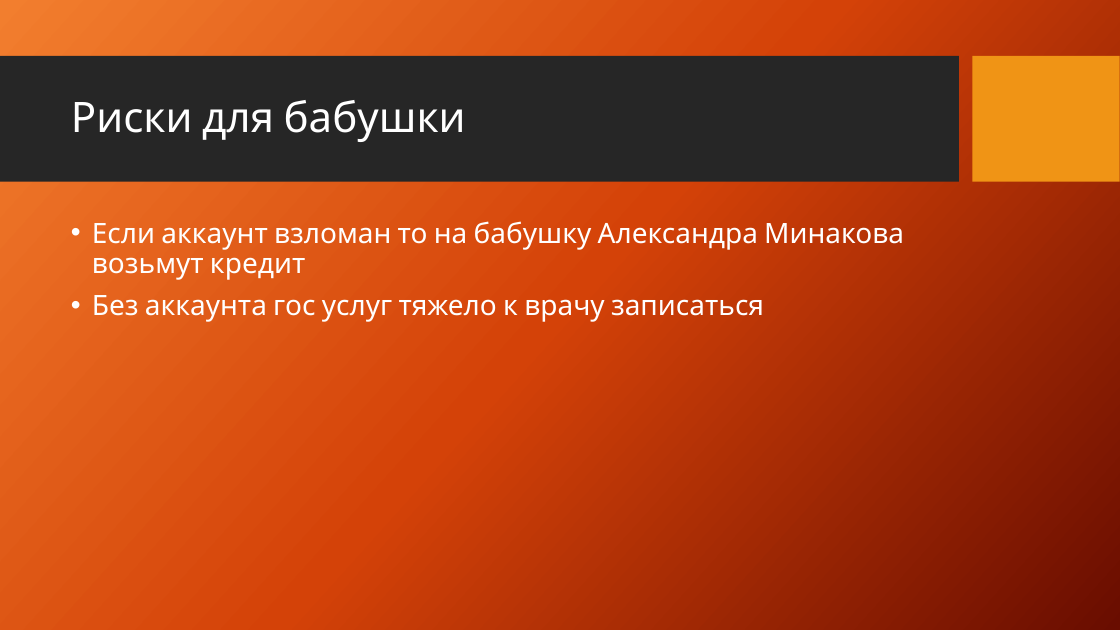
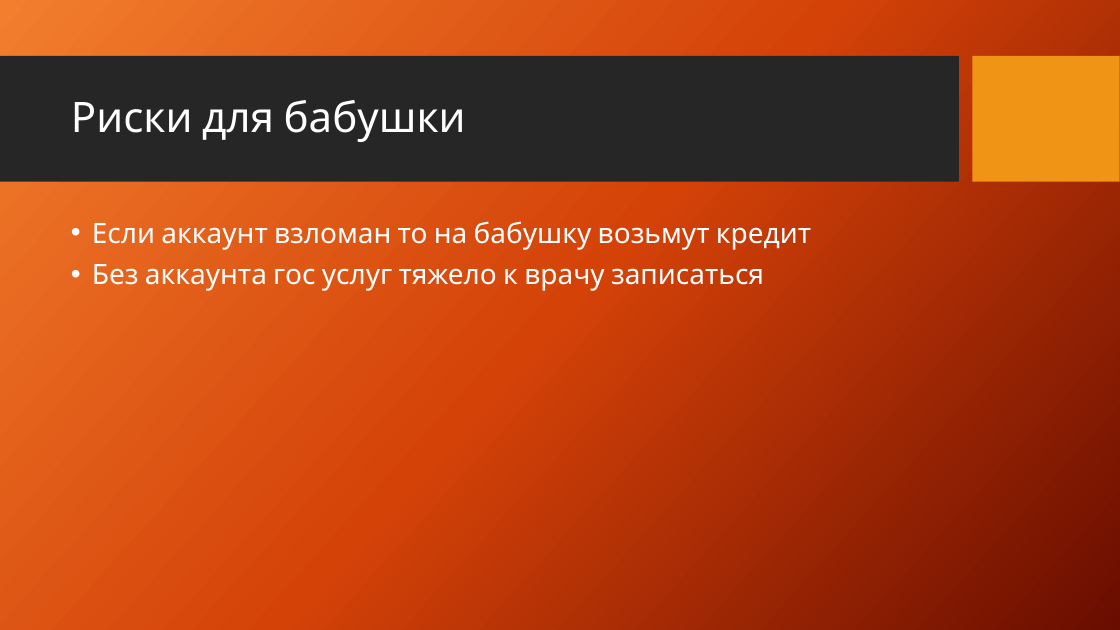
Before and after one commit to KS54-Teachment/DigitalSupport-Team-EzKolobok, a slide deck: slide 4 of presentations/Кейс.pptx. Drawn at 1120x630 pixels with LibreOffice and Linux fonts; fonts in the diff are those of the drawing; background and template pictures are left out. Boxes give left, top, right and bottom in pixels: in the first picture for what was removed or moved away, otherwise in the second. Text is boxed around its words. In the diff, an @@ line names an element or a change of style, - is before the commit and + after.

```diff
--- a/presentations/Кейс.pptx
+++ b/presentations/Кейс.pptx
@@ text at [92, 221, 811, 250]: text changed @@
-• Если аккаунт взломан то на бабушку Александра Минакова возьмут кредит
+• Если аккаунт взломан то на бабушку возьмут кредит
```
Also in this commit, not shown: 1 other slide changed, 1 slide added.
